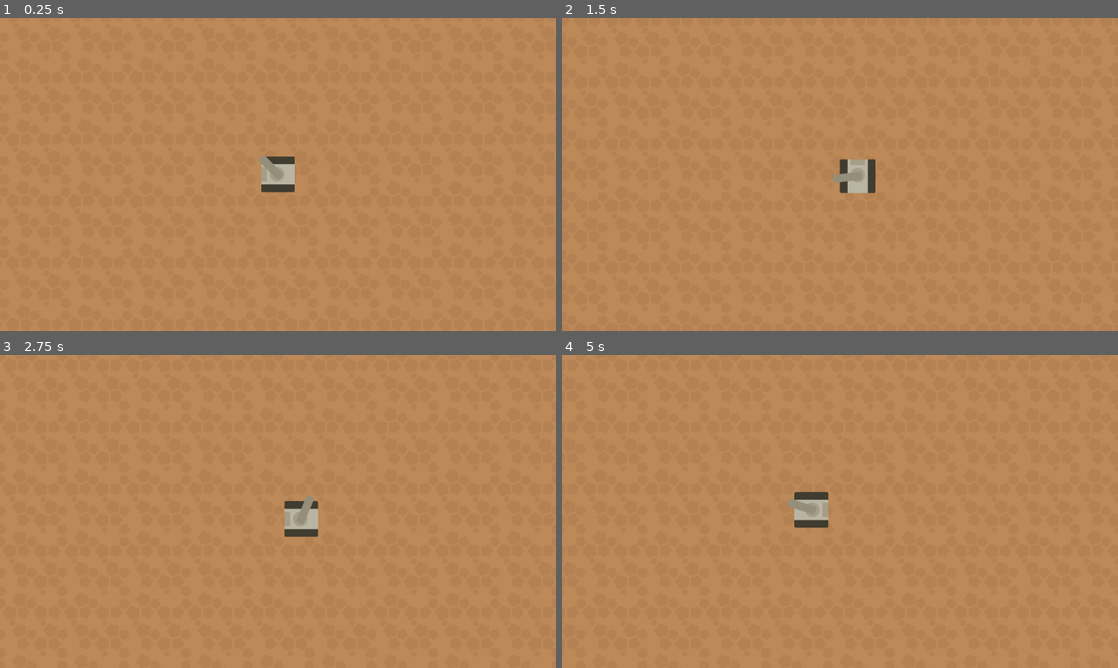
Above: before the commit, frames 1-4 (two rows, left to right).
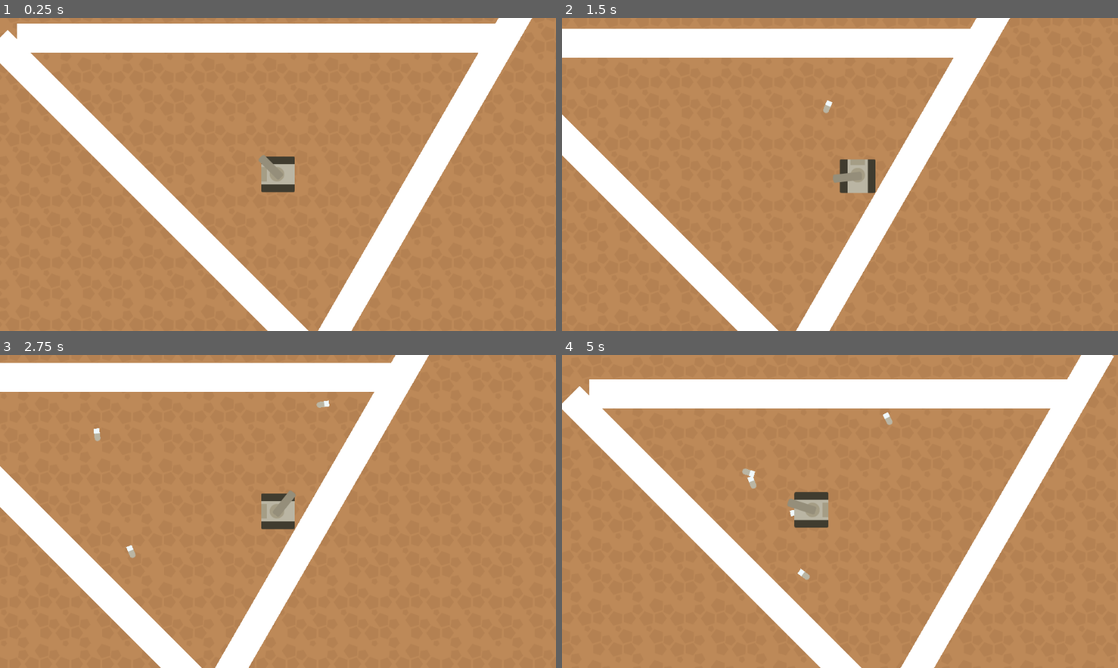
Above: after the commit, the same moments.

Repository: Mrdarx444/Tanks-War-Demo
Game: Godot game, scene res://Game/Main/world.tscn
Two runs of this game, one before a commit and one after it. Both use one fixed random seed, a clock stepped at 60 frames per second and the inputs below.
Inputs (mouse positions are in pixels of both pictures, inside the frame that each line leads up to):
- Up to frame 1 (0.25 s): no input
- Up to frame 2 (1.5 s): tap Enter at 0.5 s; move the mouse to (962, 158) at 0.52 s; hold D (right) 0.53-1.28 s; click (962, 158) at 0.6 s; tap W (top) at 0.8, 1.35 s; move the mouse to (728, 190) at 1.27 s; hold S (down) from 1.28 s (still down)
- Up to frame 3 (2.75 s): click (166, 527) at 1.55 s; move the mouse to (333, 442) at 2.02 s; release S (down) at 2.03 s; hold D (right) from 2.03 s (still down); click (333, 442) at 2.1 s; tap W (top) at 2.3 s
- Up to frame 4 (5 s): move the mouse to (812, 574) at 2.77 s; tap W (top) at 2.85, 3.8, 4.35 s; click (812, 574) at 3.05 s; move the mouse to (1006, 558) at 3.52 s; release D (right) at 3.53 s; hold A (left) from 3.53 s (still down); click (1006, 558) at 3.6 s; move the mouse to (673, 464) at 4.27 s; click (673, 464) at 4.55 s

The runs differ from the first frame. In frame 1, 21% of the frame differs, in the area x 0-96%, y 0-100%; in frame 2, 18%; in frame 3, 18%; in frame 4, 21%.

Commit message:
Create Bullet Scene & Calss with bounce movement

Diff:
--- /dev/null
+++ b/Game/Bullet/bullet.gd
@@ -0,0 +1,37 @@
+extends CharacterBody2D
+class_name Bullet
+
+# Nodes
+@onready var life_timer: Timer = $LifeTimer
+
+# Var's
+@export var speed: float = 650.0
+@export var damage: int = 10
+@export var life_time: float = 4.0
+
+var direction: Vector2 = Vector2.ZERO
+var source: Tank = null
+
+func _ready() -> void:
+	set_timers()
+
+func lunch():
+	global_rotation = direction.angle()
+	velocity = direction * speed
+	life_timer.start()
+
+func _physics_process(delta: float) -> void:
+	var collision = move_and_collide(velocity * delta)
+	if collision:
+		velocity = velocity.bounce(collision.get_normal())
+		global_rotation = velocity.normalized().angle()
+		# Bounc SFX
+
+func destroy():
+	# Animations (Shader)
+	queue_free()
+
+func set_timers():
+	life_timer.wait_time = life_time
+	life_timer.one_shot = true
+	life_timer.connect("timeout", destroy)
--- /dev/null
+++ b/Game/Bullet/bullet.tscn
@@ -0,0 +1,23 @@
+[gd_scene format=3 uid="uid://c1vuc4msgcx7f"]
+
+[ext_resource type="Texture2D" uid="uid://dckfkplrpvwlc" path="res://Assets/Bullets/bulletBeigeSilver.png" id="1_fj0k8"]
+[ext_resource type="Script" uid="uid://cyuv3jp2rgews" path="res://Game/Bullet/bullet.gd" id="1_ld7d5"]
+
+[sub_resource type="CapsuleShape2D" id="CapsuleShape2D_ld7d5"]
+radius = 6.0
+height = 26.0
+
+[node name="Bullet" type="CharacterBody2D" unique_id=340980701]
+collision_layer = 2
+collision_mask = 6
+script = ExtResource("1_ld7d5")
+
+[node name="Sprite" type="Sprite2D" parent="." unique_id=1837592700]
+rotation = 1.5707964
+texture = ExtResource("1_fj0k8")
+
+[node name="Collision" type="CollisionShape2D" parent="." unique_id=1764837153]
+rotation = -1.5707964
+shape = SubResource("CapsuleShape2D_ld7d5")
+
+[node name="LifeTimer" type="Timer" parent="." unique_id=316994590]
--- /dev/null
+++ b/Game/Main/world.gd
@@ -0,0 +1,12 @@
+extends Node2D
+class_name World
+
+@onready var projectiles_container: Node2D = %ProjectilesContainer
+
+func _ready() -> void:
+	for tank in get_tree().get_nodes_in_group("Tanks"):
+		(tank as Tank).lunch_bullet.connect(lunch_bullet)
+
+func lunch_bullet(bullet: Bullet):
+	projectiles_container.add_child(bullet)
+	bullet.lunch()
--- a/Game/Main/world.tscn
+++ b/Game/Main/world.tscn
@@ -1,9 +1,14 @@
 [gd_scene format=3 uid="uid://bpcydkt0qhl8c"]
 
 [ext_resource type="Texture2D" uid="uid://l3n021yi0fyo" path="res://Assets/Environment/dirt.png" id="1_epeik"]
+[ext_resource type="Script" uid="uid://r5hof31orgqh" path="res://Game/Main/world.gd" id="1_xqici"]
 [ext_resource type="PackedScene" uid="uid://it42gx4m3hv8" path="res://Game/Tank/tank.tscn" id="2_e8vrx"]
 
+[sub_resource type="RectangleShape2D" id="RectangleShape2D_xqici"]
+size = Vector2(1000, 60)
+
 [node name="World" type="Node2D" unique_id=1549251422]
+script = ExtResource("1_xqici")
 
 [node name="Ground" type="Sprite2D" parent="." unique_id=1473098742]
 texture_repeat = 2
@@ -11,5 +16,49 @@
 region_enabled = true
 region_rect = Rect2(-2099.4653, -1052.7998, 4414.7026, 2268.4243)
 
+[node name="ProjectilesContainer" type="Node2D" parent="." unique_id=1743180687]
+unique_name_in_owner = true
+
 [node name="Tank" parent="." unique_id=640536007 instance=ExtResource("2_e8vrx")]
 position = Vector2(540, 312)
+
+[node name="Walls" type="StaticBody2D" parent="." unique_id=705653719]
+collision_layer = 4
+collision_mask = 7
+
+[node name="Wall1" type="ColorRect" parent="Walls" unique_id=1009948845]
+custom_minimum_size = Vector2(1000, 60)
+offset_right = 40.0
+offset_bottom = 40.0
+
+[node name="Collision" type="CollisionShape2D" parent="Walls" unique_id=555447318]
+position = Vector2(500, 30)
+shape = SubResource("RectangleShape2D_xqici")
+
+[node name="Wall2" type="ColorRect" parent="Walls" unique_id=603098385]
+custom_minimum_size = Vector2(1000, 60)
+offset_left = -19.573608
+offset_top = 13.0
+offset_right = 980.4264
+offset_bottom = 73.0
+rotation = 0.7853982
+
+[node name="Collision2" type="CollisionShape2D" parent="Walls" unique_id=81460931]
+position = Vector2(304.4264, 379)
+rotation = 0.7853982
+scale = Vector2(0.99999994, 0.99999994)
+shape = SubResource("RectangleShape2D_xqici")
+
+[node name="Wall3" type="ColorRect" parent="Walls" unique_id=607360839]
+custom_minimum_size = Vector2(1000, 60)
+offset_left = 1086.9615
+offset_top = -47.999996
+offset_right = 2086.9614
+offset_bottom = 12.000004
+rotation = 2.0943952
+
+[node name="Collision3" type="CollisionShape2D" parent="Walls" unique_id=266508100]
+position = Vector2(810.9615, 370)
+rotation = 2.0943952
+scale = Vector2(0.99999994, 0.99999994)
+shape = SubResource("RectangleShape2D_xqici")
--- a/Game/Tank/tank.gd
+++ b/Game/Tank/tank.gd
@@ -1,8 +1,13 @@
 extends CharacterBody2D
 class_name Tank
 
+signal lunch_bullet(bullet: Bullet)
+
+const BULLET = preload("uid://c1vuc4msgcx7f")
+
 # Nodes:
 @onready var cannon_pivot: Node2D = $Pivot
+@onready var cannon_muzzle: Marker2D = $Pivot/Muzzle
 
 # Var's:
 @export_group("Movement")
@@ -13,12 +18,13 @@
 var direction: Vector2 = Vector2.ZERO
 
 func _physics_process(delta: float) -> void:
-	movement_handle(delta)
-	body_rotation_hanlder(delta)
-	cannon_rotation_handler(delta)
+	movement_handle()
+	body_rotation_hanlder()
+	cannon_rotation_handler()
+	shooting_hanlder()
 	move_and_collide(velocity * delta)
 
-func movement_handle(delta: float):
+func movement_handle():
 	direction = Input.get_vector("left", "right", "top", "down")
 	if direction:
 		velocity = Vector2(
@@ -31,10 +37,18 @@
 			lerp(velocity.y, 0.0, friction)
 		)
 
-func body_rotation_hanlder(delta: float):
+func body_rotation_hanlder():
 	if direction:
 		global_rotation = direction.angle()
 
-func cannon_rotation_handler(delta: float):
+func cannon_rotation_handler():
 	var mouse_pos: Vector2 = get_global_mouse_position()
 	cannon_pivot.global_rotation = cannon_pivot.global_position.direction_to(mouse_pos).angle() + PI
+
+func shooting_hanlder():
+	if Input.is_action_just_pressed("shoot"):
+		var bullet: Bullet = BULLET.instantiate()
+		bullet.direction = cannon_muzzle.global_position.direction_to(get_global_mouse_position())
+		bullet.global_position = cannon_muzzle.global_position
+		bullet.source = self
+		lunch_bullet.emit(bullet)
--- a/Game/Tank/tank.tscn
+++ b/Game/Tank/tank.tscn
@@ -7,7 +7,8 @@
 [sub_resource type="RectangleShape2D" id="RectangleShape2D_m2anm"]
 size = Vector2(70, 74.5)
 
-[node name="Tank" type="CharacterBody2D" unique_id=640536007]
+[node name="Tank" type="CharacterBody2D" unique_id=640536007 groups=["Tanks"]]
+collision_mask = 5
 motion_mode = 1
 script = ExtResource("1_m2anm")
 
--- a/project.godot
+++ b/project.godot
@@ -33,6 +33,10 @@
 window/size/viewport_width=979
 window/size/viewport_height=551
 
+[global_group]
+
+Tanks=""
+
 [input]
 
 top={
@@ -61,6 +65,12 @@
 ]
 }
 
+[layer_names]
+
+2d_physics/layer_1="Tanks"
+2d_physics/layer_2="Projectiles"
+2d_physics/layer_3="Objects"
+
 [rendering]
 
 renderer/rendering_method="mobile"
Not shown, added: Game/Bullet/bullet.gd.uid
Not shown, added: Game/Main/world.gd.uid
